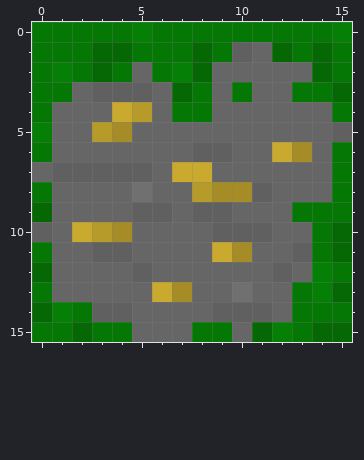
One commit to this pixel-art sprite: res/oreTile.png. The picture above is the old version.
The file is 16x16 pixels. Colours within 5 levels of each other are drawn and written as one.
After:
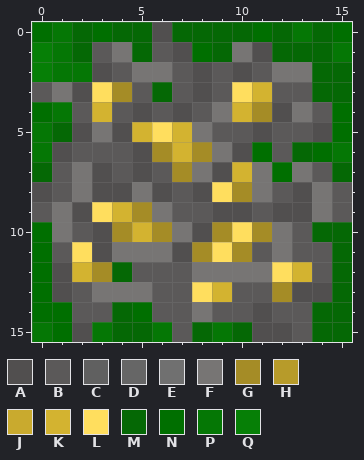
Palette (. is transparent): A #514f4f  B #5b5959  C #606060  D #666666  E #707070  F #777574  G #a58c26  H #b79b2a  J #c9aa2e  K #d3b330  L #ffde5e  M #056805  N #006f00  P #057705  Q #067f06
Changes in this commit:
@@ x 0..15 @@
- 0 PPPPPQPPPPPPPPPQ
- 1 PPPMMPPPMPCDMPMP
- 2 PQPMPDPQMDDDDDMP
- 3 PPDCCCDMPDPDDPPM
- 4 PDDDJHDPPDDDDDDP
- 5 QDDHGDDDDDDDDDDC
- 6 PDDDDDDDCCDDJGDP
- 7 DCCCCCDJJDDDDDDP
- 8 PDDDDEDDHGGCDDDP
- 9 MDDDDCCDCCDDDPPP
-10 CDJHGDDDDCCCDDPM
-11 PDDCCDDDDJGDDCPM
-12 MDDDDCDDDDDDCDQP
-13 PDDDDDJGDDEDDPQM
-14 MQPCCDDDDCCCDPPP
-15 PPMPPDDDPPDMQPMM
+ 0 NPMNMMAMMMMNMPMN
+ 1 QPMBFMBANMFAMMMP
+ 2 QPPABFFBABABFFMM
+ 3 BFALGBMBABLKBBMM
+ 4 NPBKBABABFKGAFBN
+ 5 PMAFAKLKFBBABBAN
+ 6 PABBBAGKGFANBMNP
+ 7 MBFABABGFAKFNFBM
+ 8 ABFAAFABALGFBAFB
+ 9 BFALKGFBBAABAAFB
+10 NFBAGKGFAGLGFBMM
+11 NBLAFFFAGLGBFBBM
+12 NAKGMBBBFFFFLKBM
+13 NABFFFBBLKBBGAAM
+14 NNBBMNBBFBBABBMM
+15 PNAPMMPBMPMAABMM
Where, in picture pixels (left, top, right, bottom), the same in both pictures:
changed: (32, 22, 352, 342)
